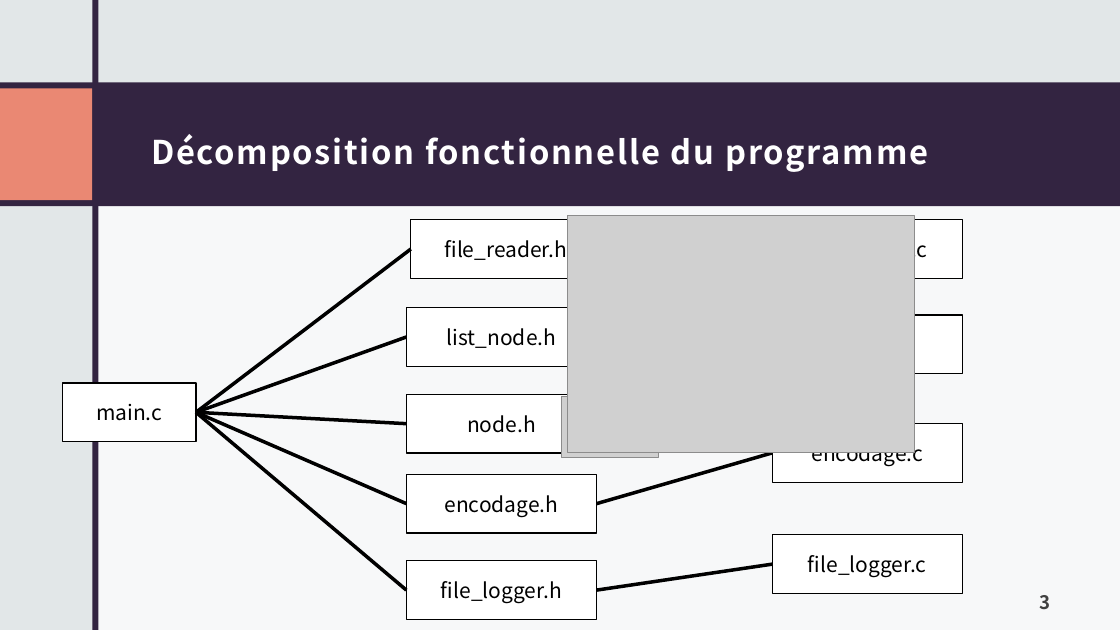
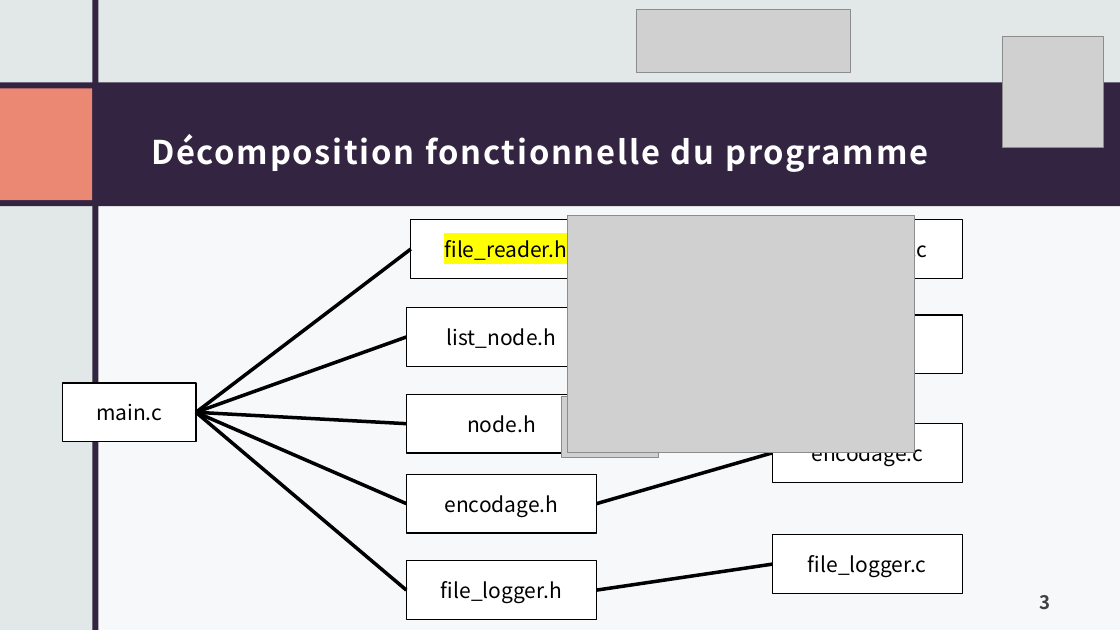
Before and after one commit to Mathieu-Lin/Huffman-Decodage, a slide deck: slide 3 of PresentationHuffmanDecodage.pptx. Drawn at 1120x630 pixels with LibreOffice and Linux fonts; fonts in the diff are those of the drawing; grey boxes stand for pictures. Boxes give left, top, right and bottom in pixels: in the first picture for what was removed or moved away, otherwise in the second. Text is boxed around its words. In the diff, an @@ line names an element or a change of style, - is before the commit and + after.

```diff
--- a/PresentationHuffmanDecodage.pptx
+++ b/PresentationHuffmanDecodage.pptx
@@ picture added at <box>637,9,851,72</box> @@
@@ picture added at <box>1003,37,1103,148</box> @@
@@ rectangle "file_reader.h" at <box>411,220,601,279</box>: highlight none to #FFFF00 @@
```
Also in this commit, not shown: 4 other slides changed, 17 slides added, 14 other files.
